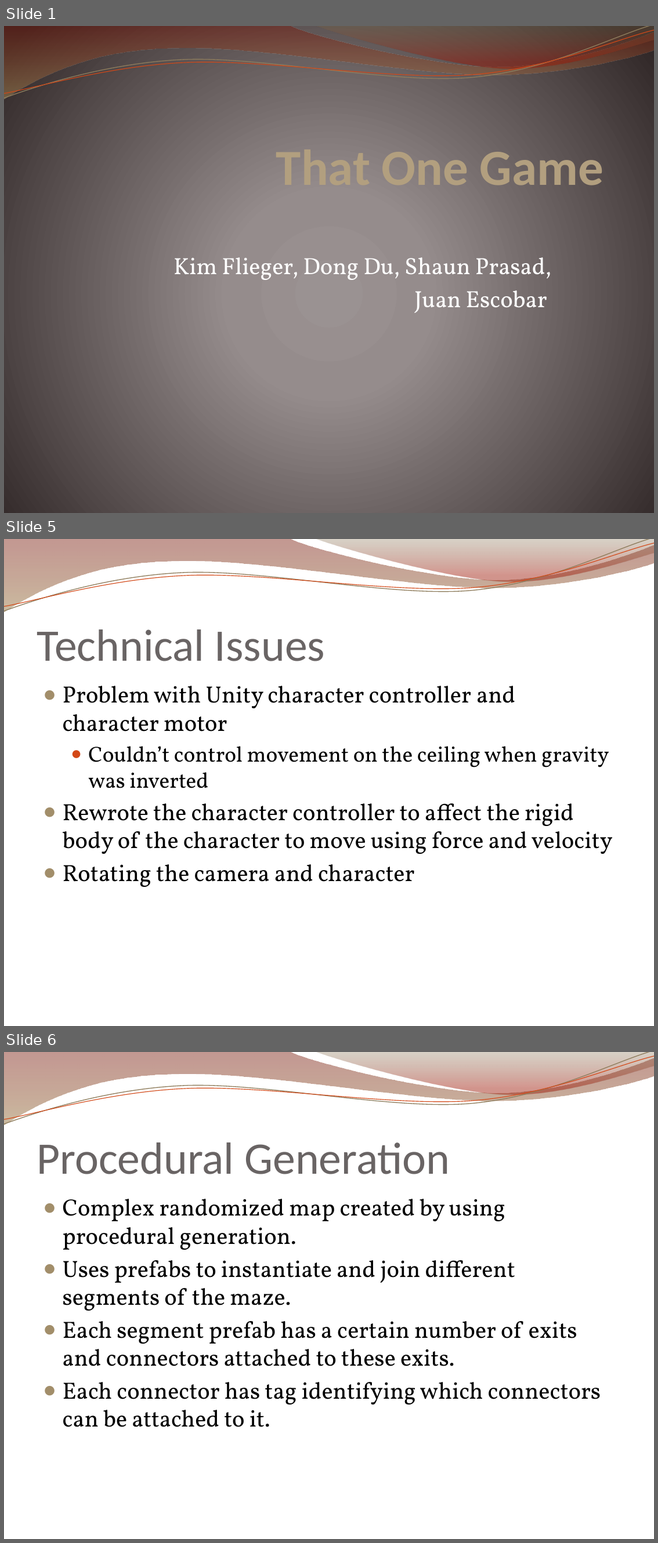
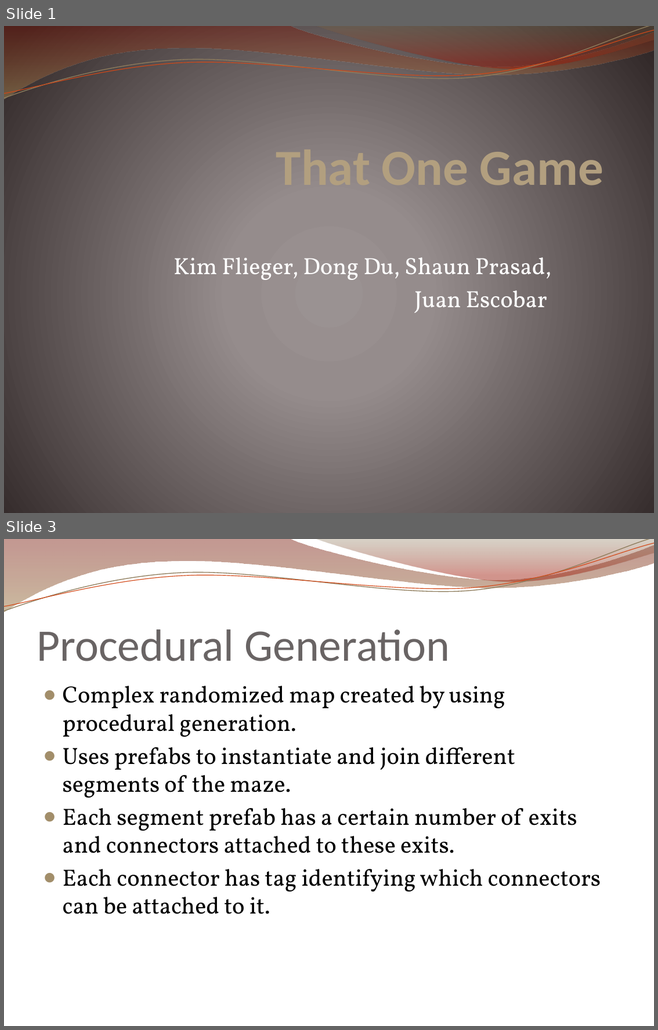
Before and after one commit to moskatero/FinalGameProject, a slide deck: ppt/ppt.pptx. Shown one above the other, each under a label of ours: slides 1, 5 and 6 before the commit, slides 1 and 3 after it; the slides between them are not shown. The pictures are 658x1543 and 658x1030 pixels, drawn with LibreOffice and Linux fonts; fonts in the diff are those of the drawing; background and template pictures are left out. Boxes give left, top, right and bottom in pixels: in the first picture for what was removed or moved away, otherwise in the second. Text is boxed around its words. In the diff, an @@ line names an element or a change of style, - is before the commit and + after.

```diff
--- a/ppt/ppt.pptx
+++ b/ppt/ppt.pptx
@@ slide 5 removed at [4, 539, 654, 1026], background picture (left out); not listed: 4 template elements that a slide beside it also shows @@
@@ title removed at [36, 629, 325, 661] @@
-Technical Issues
@@ text removed at [63, 686, 612, 887] @@
-● Problem with Unity character controller and character motor
-  ● Couldn’t control movement on the ceiling when gravity was inverted
-● Rewrote the character controller to affect the rigid body of the character to move using force and velocity
-● Rotating the camera and character
@@ what was slide 6 is now slide 3 @@
```
Also in this commit, not shown: 1 slide changed, 2 other slides removed.
